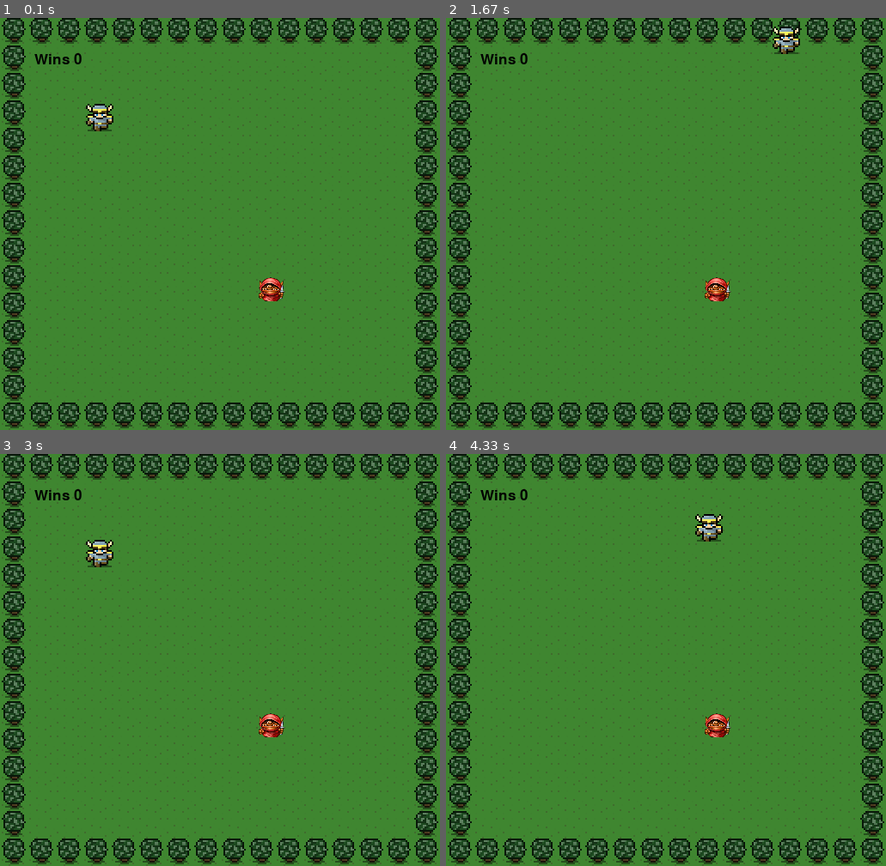
Above: before the commit, frames 1-4 (two rows, left to right).
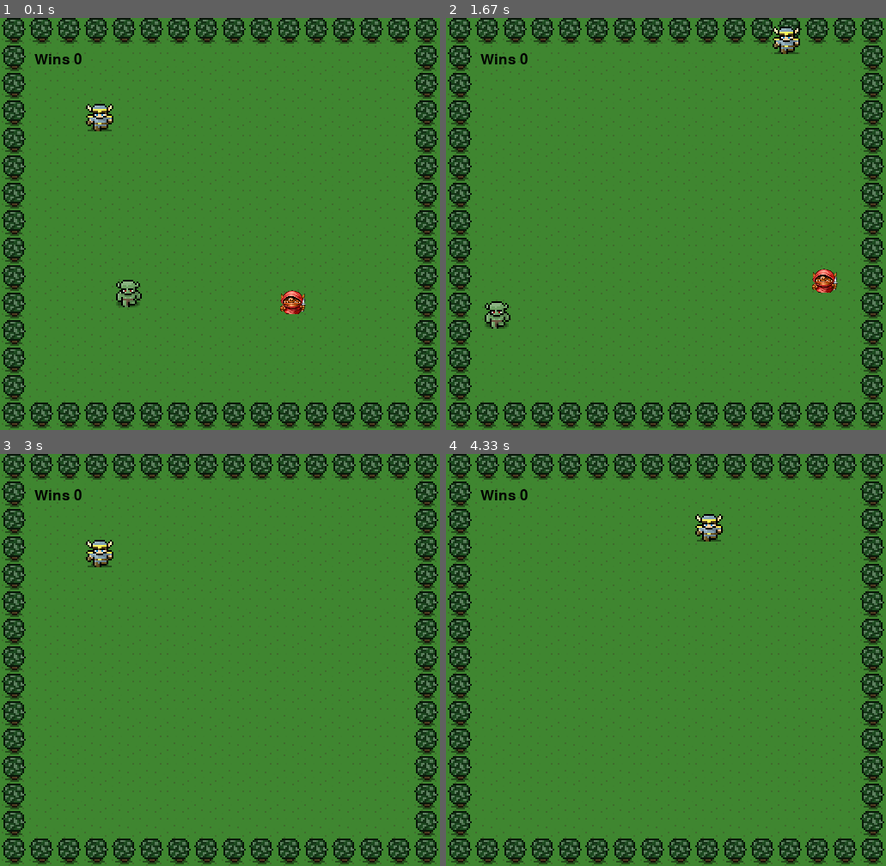
Above: after the commit, the same moments.

Repository: Hobbit224/Goblin-Pygame
Game: pygame game, started from game.py
Two runs of this game, one before a commit and one after it. Both use one fixed random seed, a clock stepped at 60 frames per second and the inputs below. The source is Python 2; it was converted automatically to run under Python 3.
Inputs:
- Up to frame 1 (0.1 s): no input
- Up to frame 2 (1.67 s): hold Right 0.33-0.8 s; hold Up 0.83-1.13 s; hold Right 1.17-1.63 s
- Up to frame 3 (3 s): hold Left 1.67-2.2 s; hold Down 2.23-2.53 s; hold Left 2.57-2.97 s
- Up to frame 4 (4.33 s): hold Up 3-3.37 s; hold Right 3.4-4.03 s; hold Down from 4.07 s (still down)

The runs differ from the first frame. In frame 1, 0.9% of the frame differs, in the area x 26-70%, y 62-72%; in frame 2, 0.9%, in the area x 8-90%, y 60-76%; in frame 3, 0.3%; in frame 4, 0.3%.

Commit message:
Goblin and Monster, very erratic

Diff:
--- a/game.py
+++ b/game.py
@@ -37,6 +37,12 @@
 	'speed': 5
 }
 
+monster = {
+	'x': 150,
+	'y': 300,
+	'speed': 5
+}
+
 
 screen_size = (screen["height"], screen["width"])
 pygame_screen = pygame.display.set_mode(screen_size)
@@ -44,6 +50,7 @@
 backgroung_image = pygame.image.load('images/background.png')
 hero_image = pygame.image.load('images/hero.png')
 goblin_image = pygame.image.load('images/goblin.png')
+monster_image = pygame.image.load('images/monster.png')
 
 # //////////////MAIN GAME LOOP////////////////
 # //////////////MAIN GAME LOOP////////////////
@@ -96,12 +103,53 @@
 	if (distance_between < 32):
 		# generate a random X > 0, X < screen['width']
 		# generate a random Y > 0, Y < screen['height']
-		rand_x = randint(0, screen['width'] - 64)
-		rand_y = randint(0, screen['height'] - 64)
+		rand_x = randint(0, screen['width'] - 128)
+		rand_y = randint(0, screen['height'] - 128)
 		goblin['x'] = rand_x
 		goblin['y'] = rand_y
 		hero['wins'] += 1
 
+	# GOBLIN MOVEMENT
+	goblins_move = randint(1, 5)
+	if goblins_move == 1:
+		goblin['y'] -= goblin['speed']
+	elif goblins_move == 2:
+		goblin['y'] += goblin['speed']
+	elif goblins_move == 3:
+		goblin['x'] -= goblin['speed']
+	elif goblins_move == 4:
+		goblin['x'] += goblin['speed']
+
+	if goblin['x'] < 64 | goblin['y'] < 64 | goblin['x'] > 500 | goblin['y'] > 460:
+		goblin['speed'] = 0
+
+
+
+
+	# MONSTER MOVE
+
+	monster_move = randint(1, 5)
+	if monster_move == 1:
+		monster['y'] -= monster['speed']
+
+	elif monster_move == 2:
+		monster['y'] += monster['speed']
+	elif monster_move == 3:
+		monster['x'] -= monster['speed']
+	elif monster_move == 4:
+		goblin['x'] += monster['speed']
+
+	if monster['x'] < 96 | monster['y'] < 96 | monster['x'] > 460 | monster['y'] > 420:
+		monster['speed'] = 0
+
+
+
+
+	# MUSIC
+	# pygame.mixer.music.load('sounds/music.wav')
+	# pygame.mixer.music.play(-1)
+	# win_sound =
+	# lose sound =
 
 
 	# RENDER
@@ -120,6 +168,8 @@
 
 	pygame_screen.blit(goblin_image, [goblin['x'], goblin['y']])
 
+	pygame_screen.blit(monster_image, [monster['x'], monster['y']])
+
 
 	# clear screen for the next time
 	pygame.display.flip()
